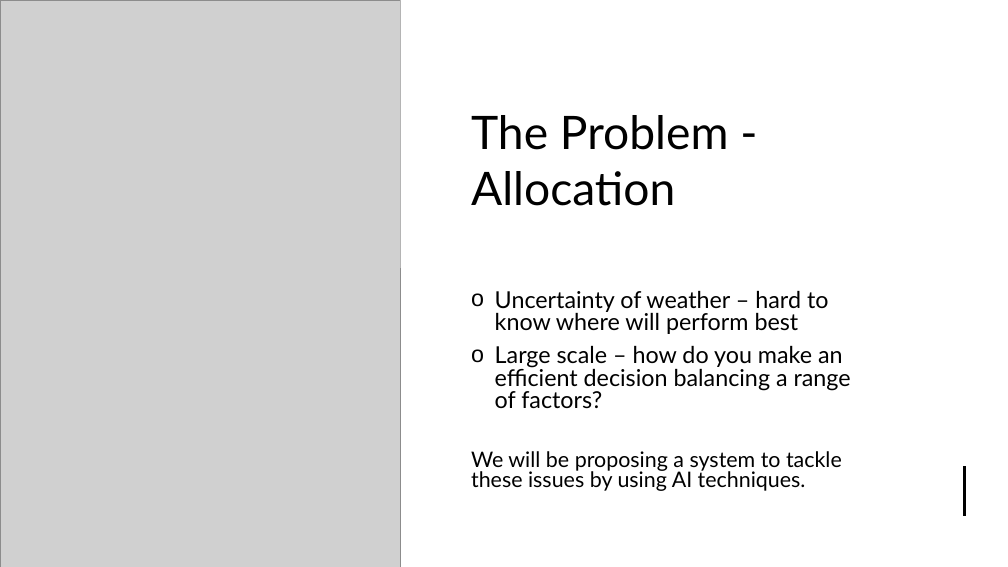
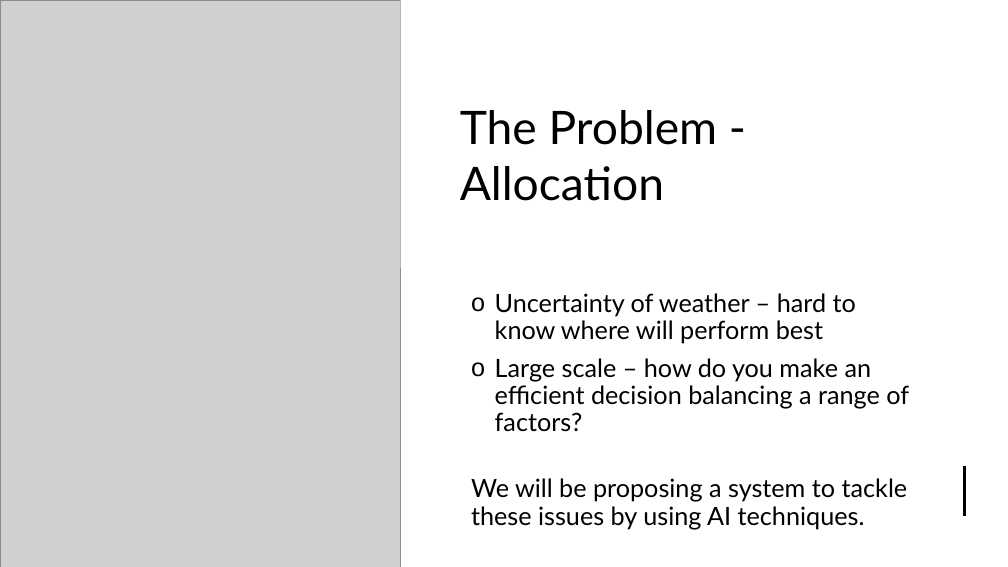
Before and after one commit to james-a-page/CS310Project, a slide deck: slide 3 of Documents/Presentation/ProjectPresentation-JamesPage.pptx. Drawn at 1008x567 pixels with LibreOffice and Linux fonts; fonts in the diff are those of the drawing; grey boxes stand for pictures. Boxes give left, top, right and bottom in pixels: in the first picture for what was removed or moved away, otherwise in the second. Text is boxed around its words. In the diff, an @@ line names an element or a change of style, - is before the commit and + after.

```diff
--- a/Documents/Presentation/ProjectPresentation-JamesPage.pptx
+++ b/Documents/Presentation/ProjectPresentation-JamesPage.pptx
@@ title "The Problem - Allocation" moved from (x1=471, y1=115, x2=729, y2=206) to (x1=460, y1=110, x2=718, y2=201) @@
@@ text "Uncertainty of weather – hard ..." at (x1=471, y1=293, x2=909, y2=529): size 22.2 to 24 pt in "Uncertainty of weather – hard to know ...", "Large scale – how do you make ..."; size 20.4 to 24 pt in "We will be proposing a system to ..."; line spacing 0.8 to 0.9 @@
```
Also in this commit, not shown: 5 other slides changed, 1 slide added, 1 slide removed, 14 other files.
